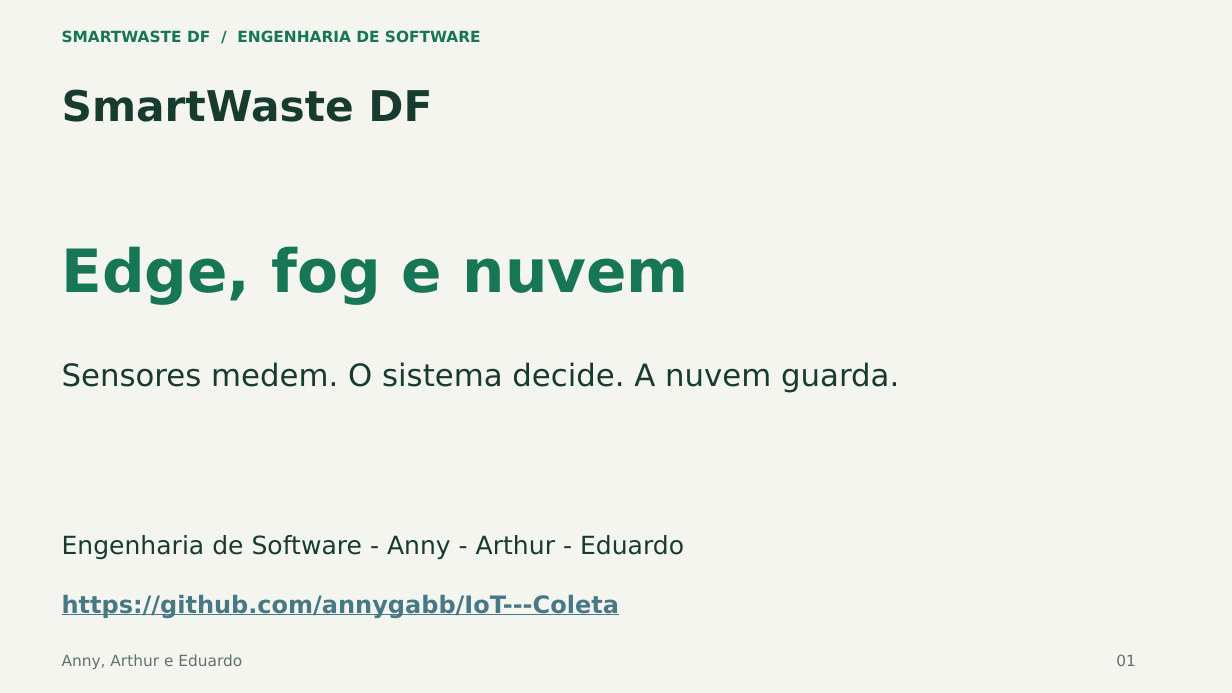
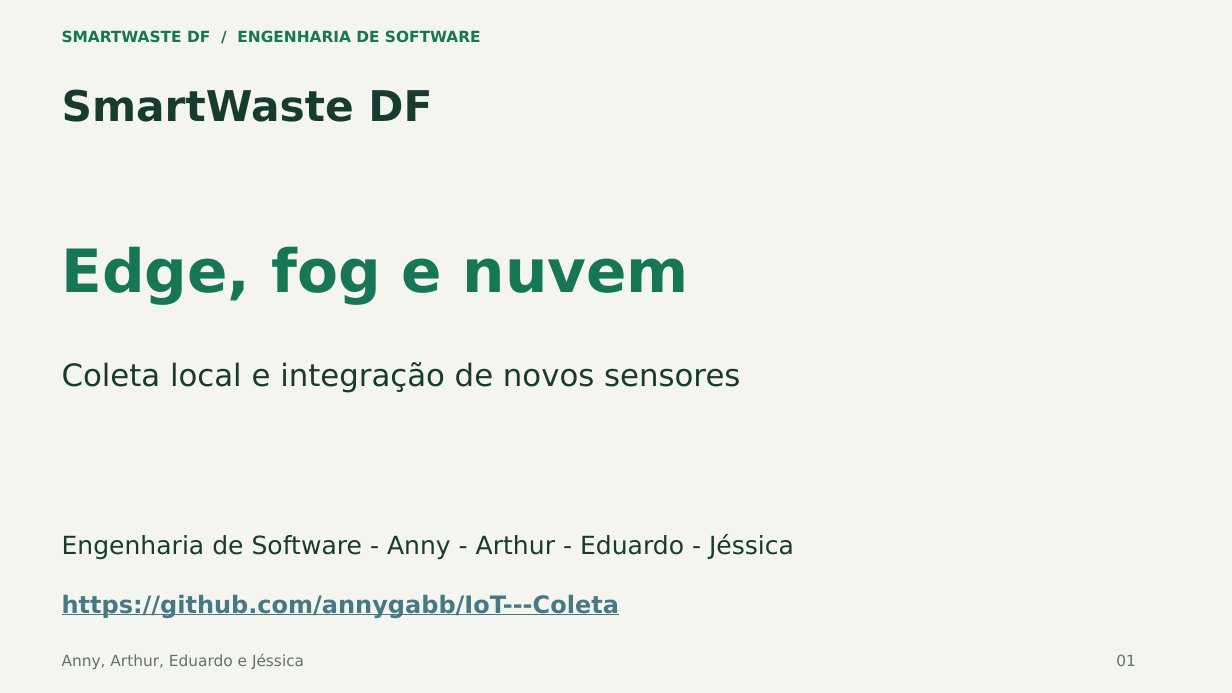
Before and after one commit to annygabb/IoT---Coleta, a slide deck: slide 1 of docs/entrega/SmartWaste_Apresentacao_Atualizada.pptx. Drawn at 1232x693 pixels with LibreOffice and Linux fonts; fonts in the diff are those of the drawing. Boxes give left, top, right and bottom in pixels: in the first picture for what was removed or moved away, otherwise in the second. Text is boxed around its words. In the diff, an @@ line names an element or a change of style, - is before the commit and + after.

Commit message:
feat: publica integração IoT, catálogo, quarentena e slides atualizados

```diff
--- a/docs/entrega/SmartWaste_Apresentacao_Atualizada.pptx
+++ b/docs/entrega/SmartWaste_Apresentacao_Atualizada.pptx
@@ text at box(62, 362, 740, 393): text changed @@
-Sensores medem. O sistema decide. A nuvem guarda.
+Coleta local e integração de novos sensores
@@ text at box(62, 534, 794, 560): text changed @@
-Engenharia de Software - Anny - Arthur - Eduardo
+Engenharia de Software - Anny - Arthur - Eduardo - Jéssica
@@ text at box(62, 654, 304, 669): text changed @@
-Anny, Arthur e Eduardo
+Anny, Arthur, Eduardo e Jéssica
```
Also in this commit, not shown: 9 other slides changed, 4 slides added, 56 other files.
